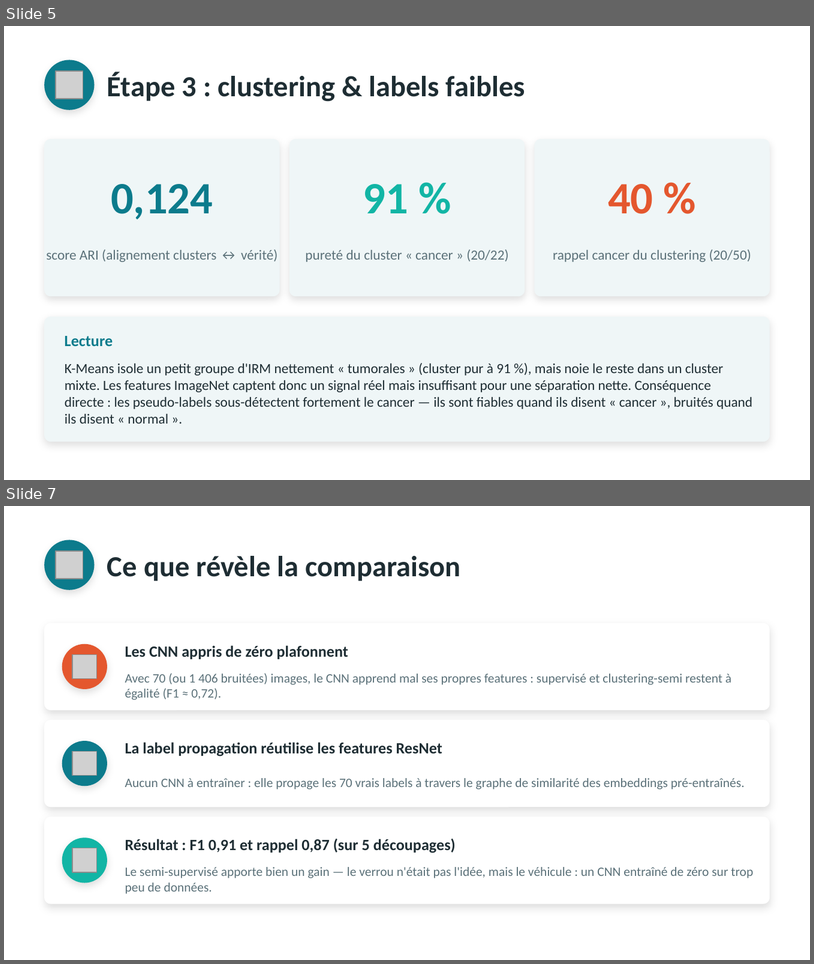
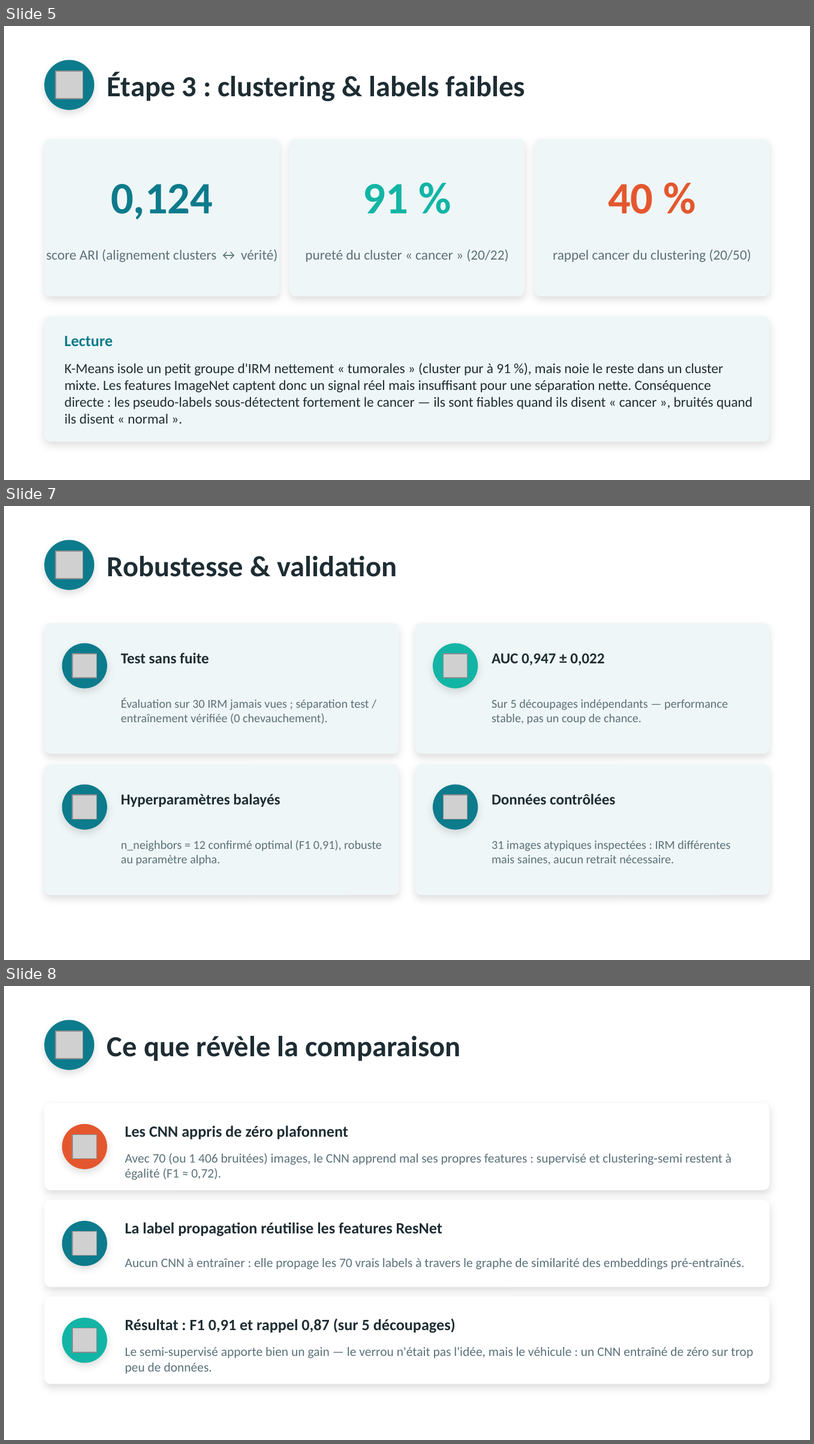
Before and after one commit to DagueG/Semi-Supervise, a slide deck: powerpoint/BrainScanAI.pptx. Shown one above the other, each under a label of ours: slides 5 and 7 before the commit, slides 5, 7 and 8 after it; the slides between them are not shown. The pictures are 814x964 and 814x1444 pixels, drawn with LibreOffice and Linux fonts; fonts in the diff are those of the drawing; grey boxes stand for pictures. Boxes give left, top, right and bottom in pixels: in the first picture for what was removed or moved away, otherwise in the second. Text is boxed around its words. In the diff, an @@ line names an element or a change of style, - is before the commit and + after.

```diff
--- a/powerpoint/BrainScanAI.pptx
+++ b/powerpoint/BrainScanAI.pptx
@@ slide 7 added at (4,506,810,960), background #FFFFFF @@
@@ ellipse added at (44,540,95,590), fill #0C7B8C @@
@@ picture added at (56,551,83,579) @@
@@ text added at (107,556,397,577), 26 pt, text #1E2D33, bold @@
+Robustesse & validation
@@ rounded rectangle added at (44,623,399,754), fill #EFF6F7 @@
@@ rounded rectangle added at (415,623,770,754), fill #EFF6F7 @@
@@ ellipse added at (62,643,107,688), fill #0C7B8C @@
@@ ellipse added at (433,643,478,688), fill #12B5A5 @@
@@ picture added at (72,654,97,678) @@
@@ text added at (121,652,209,663), 13.5 pt, text #1E2D33, bold @@
+Test sans fuite
@@ picture added at (443,654,468,678) @@
@@ text added at (492,653,605,665), 13.5 pt, text #1E2D33, bold @@
+AUC 0,947 ± 0,022
@@ text added at (121,697,369,724), 10.8 pt, text #5B7179 @@
+Évaluation sur 30 IRM jamais vues ; séparation test / entraînement vérifiée (0 chevauchement).
@@ text added at (492,699,728,724), 10.8 pt, text #5B7179 @@
+Sur 5 découpages indépendants — performance stable, pas un coup de chance.
@@ rounded rectangle added at (44,764,399,895), fill #EFF6F7 @@
@@ rounded rectangle added at (415,764,770,895), fill #EFF6F7 @@
@@ ellipse added at (62,784,107,829), fill #0C7B8C @@
@@ text added at (121,793,280,807), 13.5 pt, text #1E2D33, bold @@
+Hyperparamètres balayés
@@ ellipse added at (433,784,478,829), fill #0C7B8C @@
@@ text added at (492,793,615,804), 13.5 pt, text #1E2D33, bold @@
+Données contrôlées
@@ picture added at (72,795,97,819) @@
@@ picture added at (443,795,468,819) @@
@@ text added at (121,840,382,865), 10.8 pt, text #5B7179 @@
+n_neighbors = 12 confirmé optimal (F1 0,91), robuste au paramètre alpha.
@@ text added at (492,840,731,865), 10.8 pt, text #5B7179 @@
+31 images atypiques inspectées : IRM différentes mais saines, aucun retrait nécessaire.
@@ what was slide 7 is now slide 8 @@
```
Also in this commit, not shown: 1 slide changed, 2 other files.
